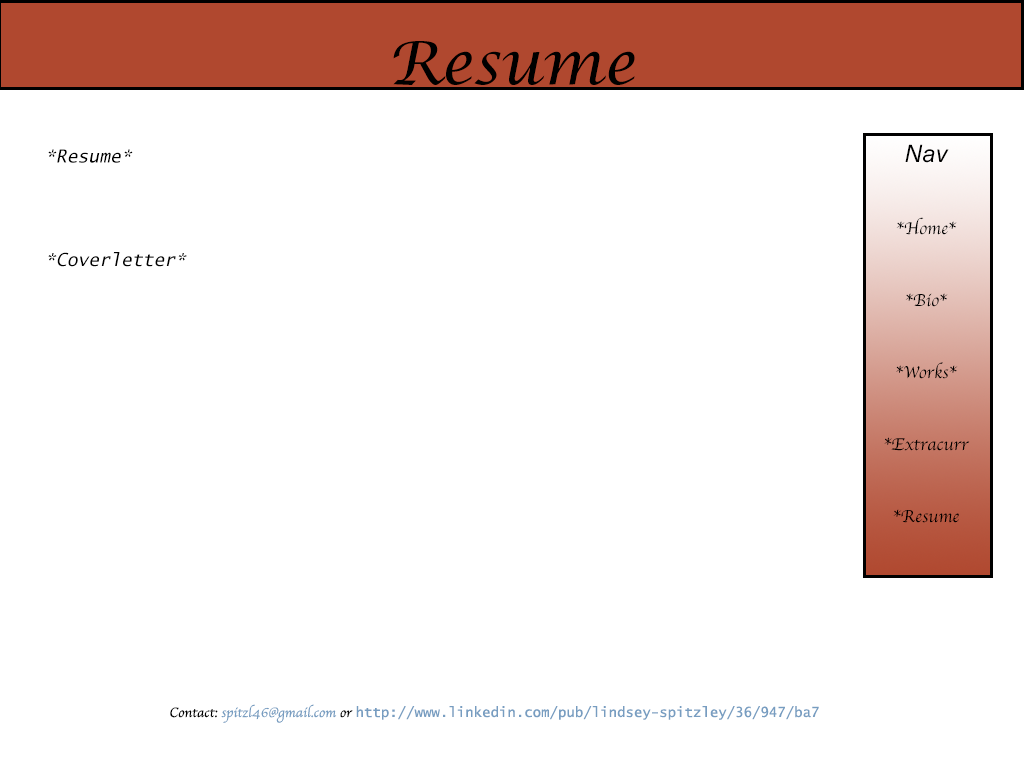
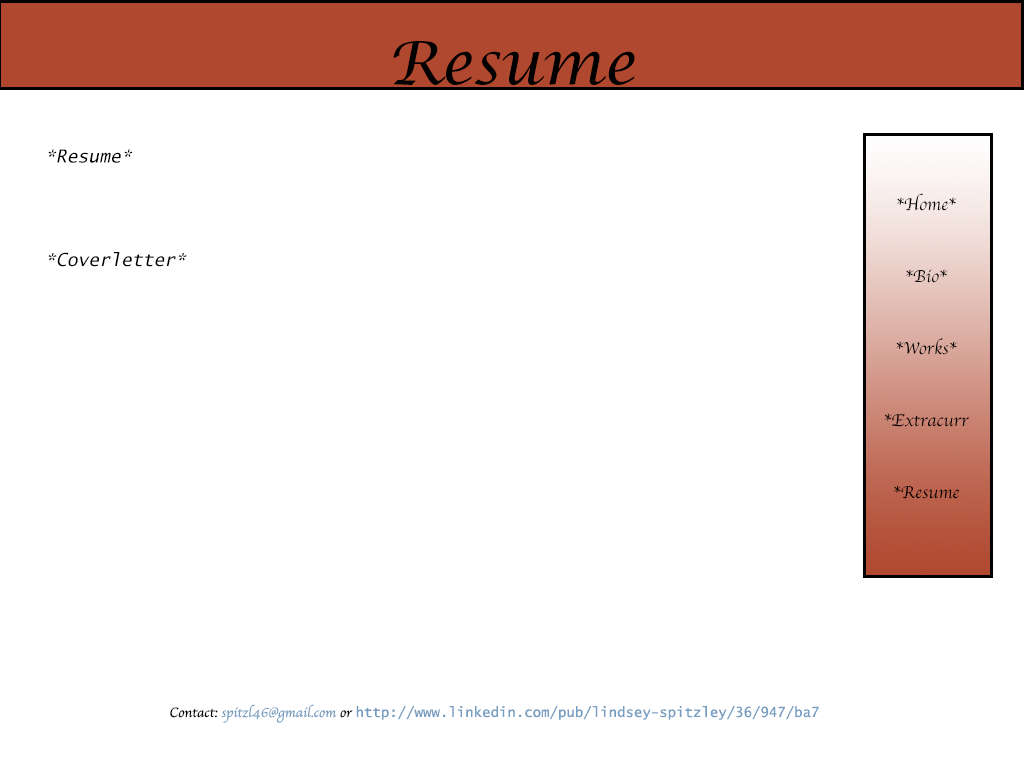
Layer changes from the first 1024 x 768 image to the second:
renamed "Nav *Home* *Bio* *Works* *Extracurr *Resume" to "*Home* *Bio* *Works* *Extracurr *Resume", painted on it over <box>884,144,970,523</box>
painted on "Navbox" over <box>884,144,970,523</box>
